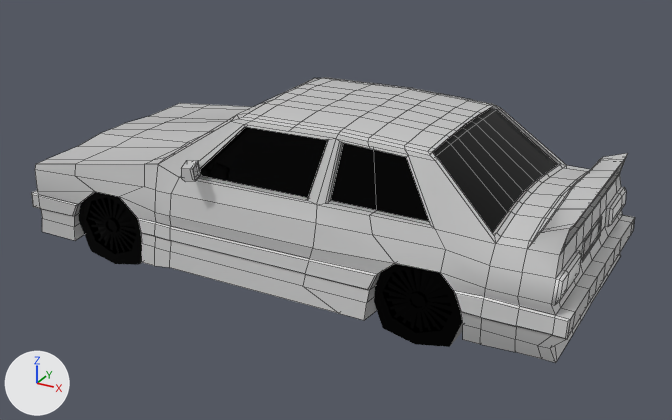
The FBX model Assets/Art/Models/Cars/BMW E30 M3.fbx, before and after one commit.
Before and after are seen from a 50 mm lens placed at (2.23, -3.93, 2.25), pointed at (0.09, -0.04, 0.31). The lights are fixed; the arrows at lower left show +X, +Y and +Z. The first picture is the older version. Mesh edges are drawn as thin lines on the coarser meshes. Where no turn or scale is listed for an object, it has been applied to the vertices. Vertices at exactly the same position are counted once.

The older version as bpy lines, for what is in view:
```python
me_cube_005 = bpy.data.meshes.new('Cube.005')
me_cube_005.from_pydata(...)  # 1054 vertices, 992 faces; spans x -1.45..1.48, y -0.68..0.65, z 0.08..0.9
# faces by material slot: [945, 22, 25]
me_cube_005.materials.append(mat_material_001)  # its picture is missing
me_cube_005.materials.append(mat_material)  # black #000000
me_cube_005.materials.append(mat_material_002)  # its picture is missing
me_cylinder_001 = bpy.data.meshes.new('Cylinder.001')
me_cylinder_001.from_pydata(...)  # 240 vertices, 192 faces; spans x -1.176..-0.706, y -0.606..-0.453, z -0.009..0.44
me_cylinder_001.materials.append(mat_material)  # black #000000
me_cylinder_002 = bpy.data.meshes.new('Cylinder.002')
me_cylinder_002.from_pydata(...)  # 240 vertices, 192 faces; spans x 0.557..1.027, y -0.569..-0.385, z -0.009..0.44
me_cylinder_002.materials.append(mat_material)  # black #000000
ob_body = bpy.data.objects.new('Body', me_cube_005)
ob_body.location = (0.0, 0.0, 0.0)
ob_wheel_backleft = bpy.data.objects.new('Wheel_BackLeft', me_cylinder_002)
ob_wheel_backleft.location = (0.0, 0.0, 0.0)
ob_wheel_frontleft = bpy.data.objects.new('Wheel_FrontLeft', me_cylinder_001)
ob_wheel_frontleft.location = (0.0, 0.0, 0.0)
```
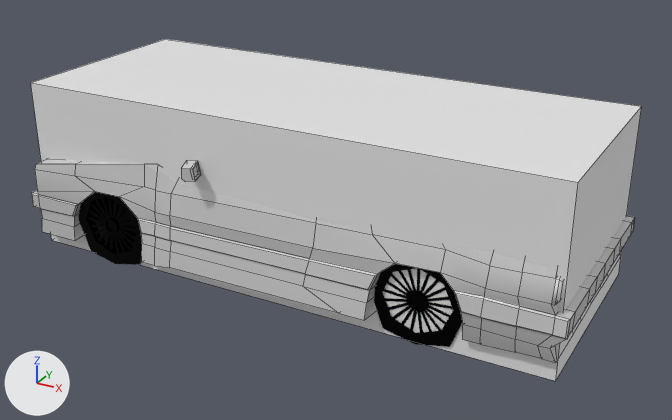
The newer file is also rescaled (x3.018) as a whole; pictures and numbers use the older file's frame.

What differs and where, as boxes (x1, y1, x2, y2) in the pictures (672 x 420 px; the box of a moved part takes in the faces that stretch with it):
'Body', reshaped: before (32, 77, 635, 363); after (32, 159, 635, 363)
'Cube', added: after (31, 39, 641, 381)
part 1 of me_cube_005, moved or reshaped (not visible afterwards): before (453, 108, 599, 270)

The change in detail:
me_cube_005 is used by ob_body; location (0.0, 0.0, 0.0).
me_cube_005 had 1054 vertices, 992 faces and spanned x -1.45..1.48, y -0.68..0.65, z 0.08..0.9.
me_cube_005 now has 1055 vertices, 992 faces and spans x -1.45..1.48, y -0.68..0.65, z 0.08..0.9.
Part 1, on me_cube_005:
3 vertices are removed from x 0.75..1.4, y -0.28..-0.02, z 0.49..0.86.
14 faces are deleted.
4 vertices are added at (0.78, 0.38, 0.84), (1.4, -0.02, 0.48), (1.4, -0.02, 0.39), (1.4, -0.02, 0.38).
6 new faces join them, mat_material (black #000000).
2 new faces join them, mat_material_002 (its picture is missing).
6 new faces join them, mat_material_001 (its picture is missing).
Mesh me_cube is new.
It is a box spanning x -1.44..1.44, y -0.56..0.56, z 0.0..0.91.
Object 'Cube' (ob_cube) is new; it shows me_cube.
Its location is (0.0, 0.0, 0.0).
